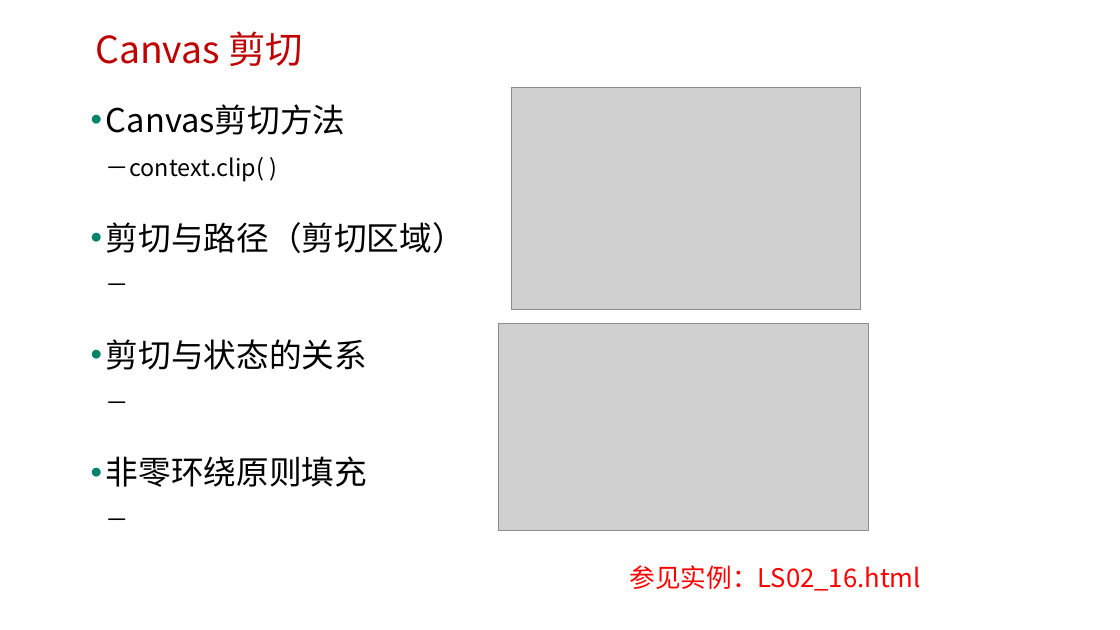
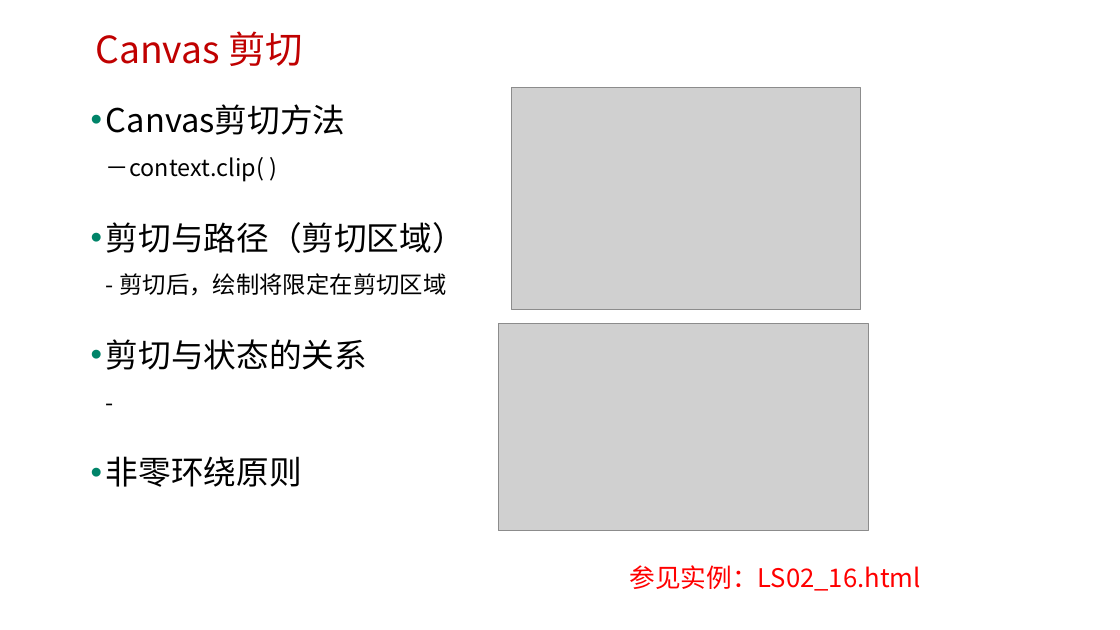
Before and after one commit to edu2act/course-H5-Animation-and-Game-Development, a slide deck: slide 40 of 课程PPT/（02）H5 Canvas图形绘制.pptx. Drawn at 1120x630 pixels with LibreOffice and Linux fonts; fonts in the diff are those of the drawing; grey boxes stand for pictures; background and template pictures are left out. Boxes give left, top, right and bottom in pixels: in the first picture for what was removed or moved away, otherwise in the second. Text is boxed around its words. In the diff, an @@ line names an element or a change of style, - is before the commit and + after.

```diff
--- a/课程PPT/（02）H5 Canvas图形绘制.pptx
+++ b/课程PPT/（02）H5 Canvas图形绘制.pptx
@@ text at <box>106,222,465,487</box>: text changed @@
-• 剪切与路径（剪切区域）
-  －
-• 剪切与状态的关系
-  －
-• 非零环绕原则填充
-  －
+• 剪切与路径（剪切区域）
+  - 剪切后，绘制将限定在剪切区域
+• 剪切与状态的关系
+  -
+• 非零环绕原则
```
Also in this commit, not shown: 1 other slide changed, 3 other files.
